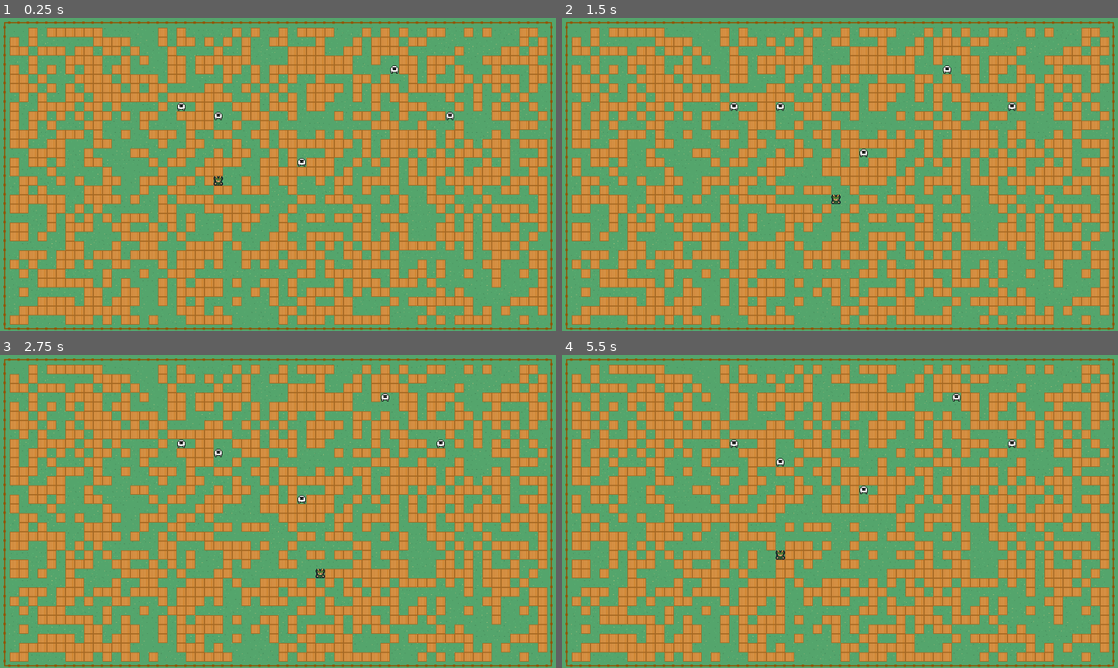
Above: before the commit, frames 1-4 (two rows, left to right).
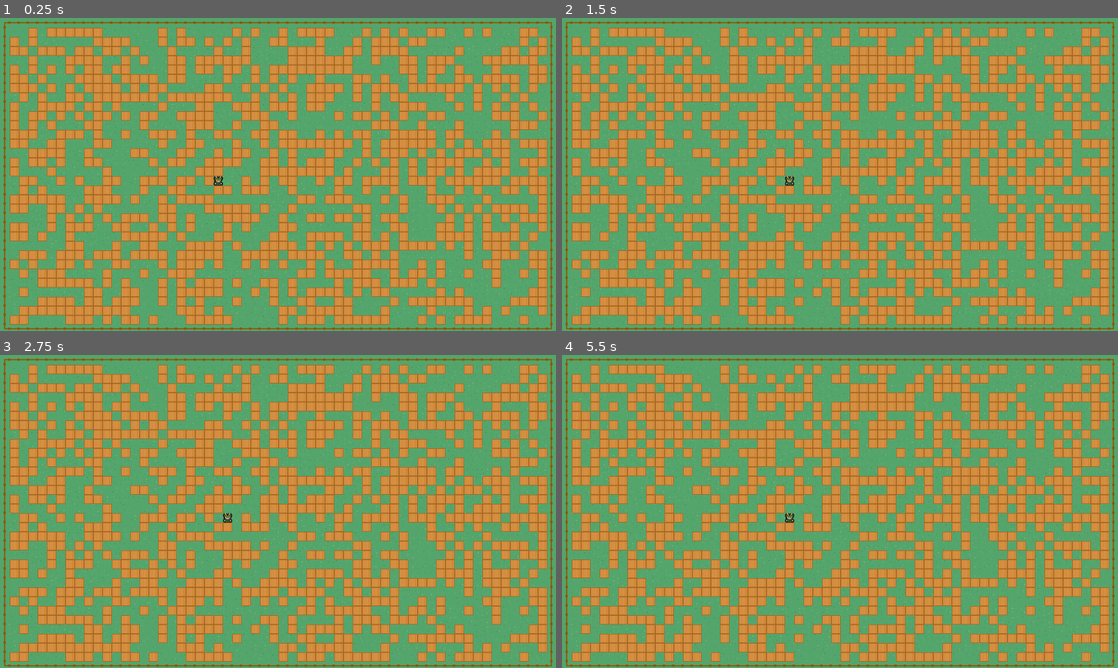
Above: after the commit, the same moments.

Repository: o11899nine/Beast
Game: Godot game, scene res://Scenes/main.tscn
The game is run twice, just before and just after one commit, with the same random seed, the same clock (stepped at 60 frames per second) and the same inputs.
Inputs:
- Up to frame 1 (0.25 s): no input
- Up to frame 2 (1.5 s): tap Enter at 0.5 s; hold Right (move_east, bound only before the commit) 0.53-1.28 s; hold Down (move_south, bound only before the commit) from 1.28 s (still down)
- Up to frame 3 (2.75 s): release Down (move_south, bound only before the commit) at 2.03 s; hold Right (move_east, bound only before the commit) from 2.03 s (still down)
- Up to frame 4 (5.5 s): release Right (move_east, bound only before the commit) at 2.78 s; hold Up (move_north, bound only before the commit) 2.78-3.53 s; hold Left (move_west, bound only before the commit) 3.53-5.03 s; tap Space at 5 s; hold Down (move_south, bound only before the commit) from 5.03 s (still down)

The runs differ from the first frame. In frame 1, 0.2% of the frame differs, in the area x 31-82%, y 15-48%; in frame 2, 0.5%; in frame 3, 0.9%; in frame 4, 1.5%, in the area x 21-82%, y 12-84%.

Commit message:
Create new components

Diff:
--- /dev/null
+++ b/components/move_component.gd
@@ -0,0 +1,22 @@
+class_name MoveComponent
+extends Node
+
+@export var actor: Node2D
+@export var can_push: bool = false
+@export var can_be_pushed: bool = false
+@export var ray: RayCast2D
+@export var cooldown: float = 0.1
+
+
+var may_move = true
+
+
+func move(velocity: Vector2) -> void:
+	#if can_push:
+		#aim_raycast(direction)
+		#if ray.is_colliding():
+			#var node = ray.get_collider()
+			#push_actions.push(node, direction)
+	if may_move:
+		actor.position += velocity * Globals.GRID_SIZE
+		may_move = false
--- /dev/null
+++ b/components/move_input_component.gd
@@ -0,0 +1,15 @@
+class_name MoveInputComponent
+extends Node
+
+@export var move_component: MoveComponent
+@onready var MOVES = Globals.MOVES_4D
+
+func _process(delta):
+	if Input.is_action_pressed("move_up"):
+		move_component.move(Vector2.UP)
+	if Input.is_action_pressed("move_down"):
+		move_component.move(Vector2.DOWN)
+	if Input.is_action_pressed("move_left"):
+		move_component.move(Vector2.LEFT)
+	if Input.is_action_pressed("move_right"):
+		move_component.move(Vector2.RIGHT)
--- /dev/null
+++ b/components/push_component.gd
@@ -0,0 +1 @@
+extends Node
--- a/project.godot
+++ b/project.godot
@@ -29,25 +29,25 @@
 
 [input]
 
-move_west={
+move_left={
 "deadzone": 0.5,
 "events": [Object(InputEventKey,"resource_local_to_scene":false,"resource_name":"","device":-1,"window_id":0,"alt_press …(182 unchanged characters)…
 , Object(InputEventKey,"resource_local_to_scene":false,"resource_name":"","device":-1,"window_id":0,"alt_pressed":false,"shift_pressed":false,"ctrl_pressed":false,"meta_pressed":false,"pressed":false,"keycode":0,"physical_keycode":65,"key_label":0,"unicode":97,"echo":false,"script":null)
 ]
 }
-move_east={
+move_right={
 "deadzone": 0.5,
 "events": [Object(InputEventKey,"resource_local_to_scene":false,"resource_name":"","device":-1,"window_id":0,"alt_press …(182 unchanged characters)…
 , Object(InputEventKey,"resource_local_to_scene":false,"resource_name":"","device":-1,"window_id":0,"alt_pressed":false,"shift_pressed":false,"ctrl_pressed":false,"meta_pressed":false,"pressed":false,"keycode":0,"physical_keycode":68,"key_label":0,"unicode":100,"echo":false,"script":null)
 ]
 }
-move_north={
+move_up={
 "deadzone": 0.5,
 "events": [Object(InputEventKey,"resource_local_to_scene":false,"resource_name":"","device":-1,"window_id":0,"alt_press …(182 unchanged characters)…
 , Object(InputEventKey,"resource_local_to_scene":false,"resource_name":"","device":-1,"window_id":0,"alt_pressed":false,"shift_pressed":false,"ctrl_pressed":false,"meta_pressed":false,"pressed":false,"keycode":0,"physical_keycode":87,"key_label":0,"unicode":119,"echo":false,"script":null)
 ]
 }
-move_south={
+move_down={
 "deadzone": 0.5,
 "events": [Object(InputEventKey,"resource_local_to_scene":false,"resource_name":"","device":-1,"window_id":0,"alt_press …(182 unchanged characters)…
 , Object(InputEventKey,"resource_local_to_scene":false,"resource_name":"","device":-1,"window_id":0,"alt_pressed":false,"shift_pressed":false,"ctrl_pressed":false,"meta_pressed":false,"pressed":false,"keycode":0,"physical_keycode":83,"key_label":0,"unicode":115,"echo":false,"script":null)
--- a/scenes/characters/mob.tscn
+++ b/scenes/characters/mob.tscn
@@ -2,7 +2,7 @@
 
 [ext_resource type="Script" path="res://scripts/characters/mob.gd" id="1_boxj2"]
 [ext_resource type="Texture2D" uid="uid://ck7wgfcssehbv" path="res://assets/sprites/characters/sheep_esther.png" id="2_lbkoq"]
-[ext_resource type="PackedScene" uid="uid://cmxum3eh7t50y" path="res://components/MoveActions.tscn" id="3_0ak7v"]
+[ext_resource type="Script" path="res://components/move_component.gd" id="4_6oyns"]
 
 [sub_resource type="RectangleShape2D" id="RectangleShape2D_a4udm"]
 size = Vector2(16, 16)
@@ -18,14 +18,16 @@
 position = Vector2(8, 8)
 shape = SubResource("RectangleShape2D_a4udm")
 
+[node name="RayCast2D" type="RayCast2D" parent="."]
+position = Vector2(8, 8)
+target_position = Vector2(0, 16)
+
 [node name="MoveCooldownTimer" type="Timer" parent="."]
 one_shot = true
 autostart = true
 
-[node name="MoveActions" parent="." instance=ExtResource("3_0ak7v")]
-
-[node name="RayCast2D" type="RayCast2D" parent="MoveActions"]
-position = Vector2(8, 8)
-target_position = Vector2(0, 16)
+[node name="MoveComponent" type="Node" parent="." node_paths=PackedStringArray("actor")]
+script = ExtResource("4_6oyns")
+actor = NodePath("..")
 
 [connection signal="timeout" from="MoveCooldownTimer" to="." method="_on_move_cooldown_timeout"]
--- a/scenes/characters/player.tscn
+++ b/scenes/characters/player.tscn
@@ -2,8 +2,8 @@
 
 [ext_resource type="Script" path="res://scripts/characters/player.gd" id="1_byuud"]
 [ext_resource type="Texture2D" uid="uid://do8rmupfsruv" path="res://assets/sprites/characters/player.png" id="2_7kgso"]
-[ext_resource type="PackedScene" uid="uid://cmxum3eh7t50y" path="res://components/MoveActions.tscn" id="3_6hxx4"]
-[ext_resource type="PackedScene" uid="uid://d1ksggo1i4gjg" path="res://components/PushActions.tscn" id="4_u0iki"]
+[ext_resource type="Script" path="res://components/move_input_component.gd" id="4_6davh"]
+[ext_resource type="Script" path="res://components/move_component.gd" id="5_pp3af"]
 
 [sub_resource type="RectangleShape2D" id="RectangleShape2D_8gnqx"]
 size = Vector2(16, 16)
@@ -19,17 +19,16 @@
 position = Vector2(8, 8)
 shape = SubResource("RectangleShape2D_8gnqx")
 
-[node name="MoveCooldownTimer" type="Timer" parent="."]
-wait_time = 0.1
-one_shot = true
-autostart = true
-
-[node name="MoveActions" parent="." instance=ExtResource("3_6hxx4")]
-
-[node name="RayCast2D" type="RayCast2D" parent="MoveActions"]
+[node name="RayCast2D" type="RayCast2D" parent="."]
 position = Vector2(8, 8)
 target_position = Vector2(0, 16)
 
-[node name="PushActions" parent="." instance=ExtResource("4_u0iki")]
+[node name="MoveComponent" type="Node" parent="." node_paths=PackedStringArray("actor", "ray")]
+script = ExtResource("5_pp3af")
+actor = NodePath("..")
+ray = NodePath("../RayCast2D")
+cooldown = 1.0
 
-[connection signal="timeout" from="MoveCooldownTimer" to="." method="_on_move_cooldown_timeout"]
+[node name="MoveInputComponent" type="Node" parent="." node_paths=PackedStringArray("move_component")]
+script = ExtResource("4_6davh")
+move_component = NodePath("../MoveComponent")
--- a/scripts/characters/player.gd
+++ b/scripts/characters/player.gd
@@ -1,23 +1 @@
 extends CharacterBody2D
-
-@onready var move_cooldown: Timer = $MoveCooldownTimer
-
-var may_move: bool = true
-const MOVES = Globals.MOVES_4D
-
-@onready var move_actions = get_node("MoveActions")
-
-func _process(delta: float) -> void:
-	if may_move:
-		for direction in MOVES:
-			if Input.is_action_pressed(direction):
-				if move_actions.is_valid_move(direction):
-					move_actions.move(direction)
-					may_move = false
-					move_cooldown.start()
-
-
-
-
-func _on_move_cooldown_timeout() -> void:
-	may_move = true
--- a/scripts/system/main.gd
+++ b/scripts/system/main.gd
@@ -16,7 +16,7 @@
 
 	spawn_blocks(num_blocks)
 	spawn_player()
-	spawn_mobs(5)
+	spawn_mobs(0)
 
 
 
